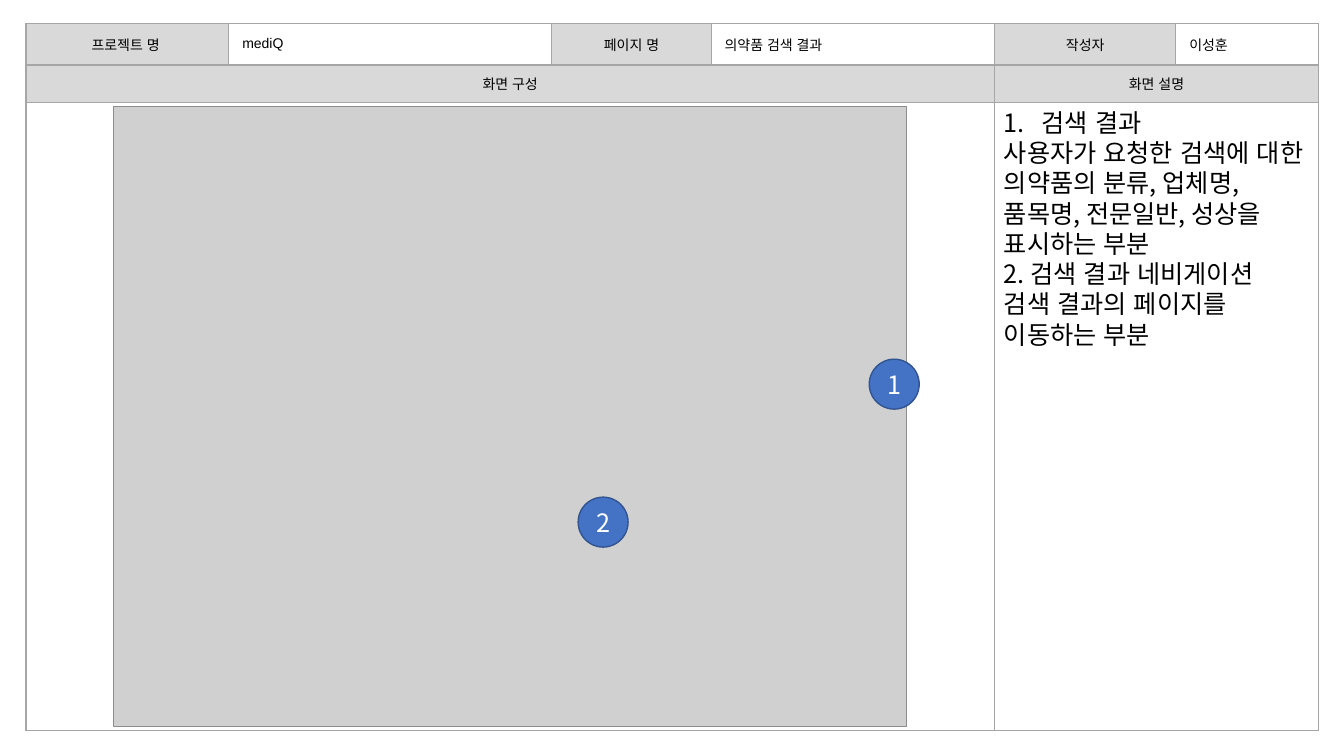
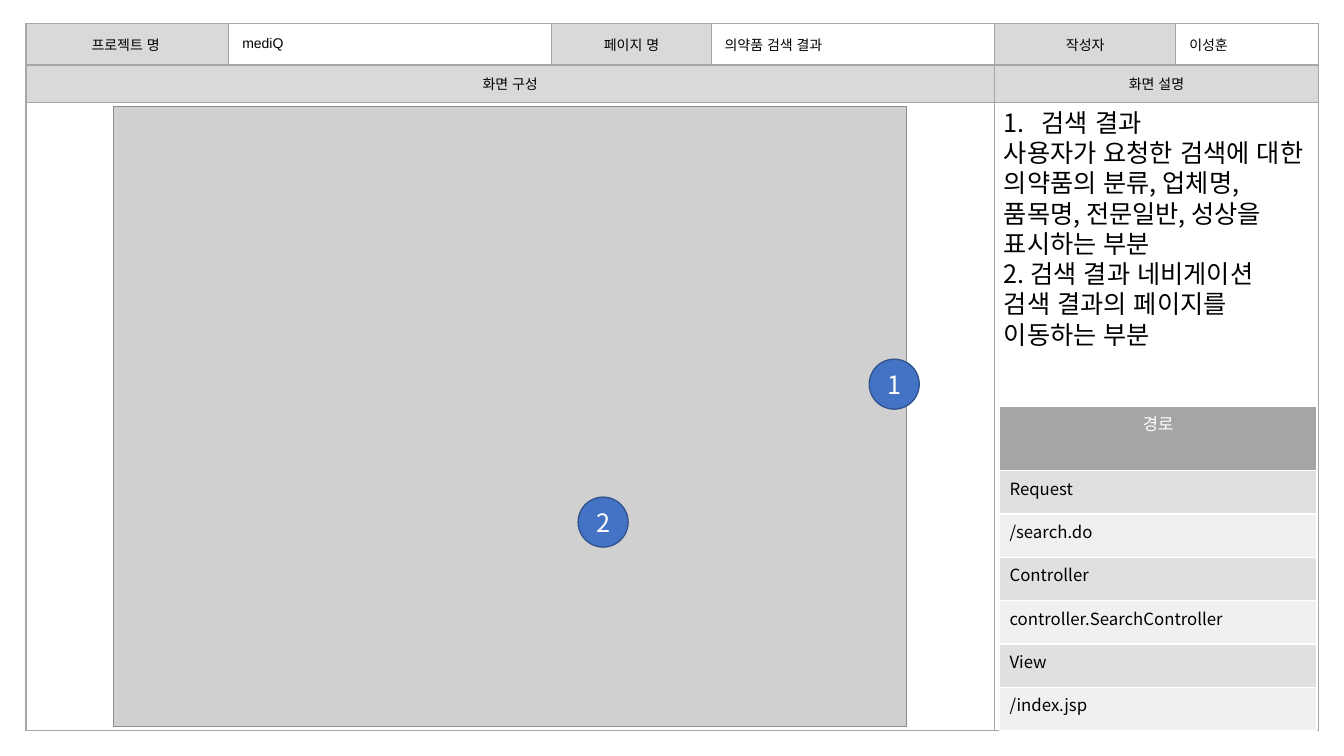
Before and after one commit to burnyst/mediQ, a slide deck: slide 2 of doc/이성훈/[06] 스토리보드.pptx. Drawn at 1344x756 pixels with LibreOffice and Linux fonts; fonts in the diff are those of the drawing; grey boxes stand for pictures. Boxes give left, top, right and bottom in pixels: in the first picture for what was removed or moved away, otherwise in the second. Text is boxed around its words. In the diff, an @@ line names an element or a change of style, - is before the commit and + after.

Commit message:
Update [06] 스토리보드.pptx
추가 작업 내용 반영.
경로 입력.

```diff
--- a/doc/이성훈/[06] 스토리보드.pptx
+++ b/doc/이성훈/[06] 스토리보드.pptx
@@ table added at <box>1000,406,1318,731</box>, 7 rows, 1 columns @@
+경로
+Request
+/search.do
+Controller
+controller.SearchController
+View
+/index.jsp
```
Also in this commit, not shown: 2 other slides changed, 8 slides added.
